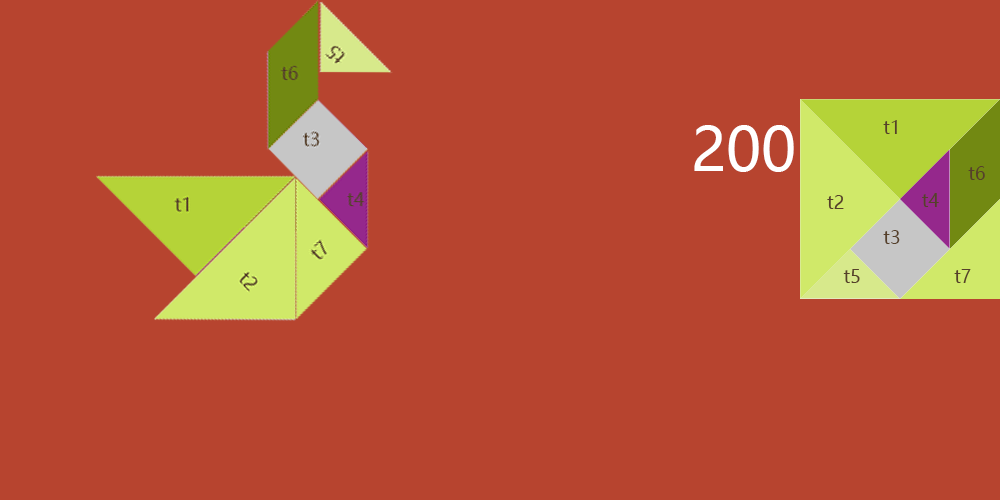
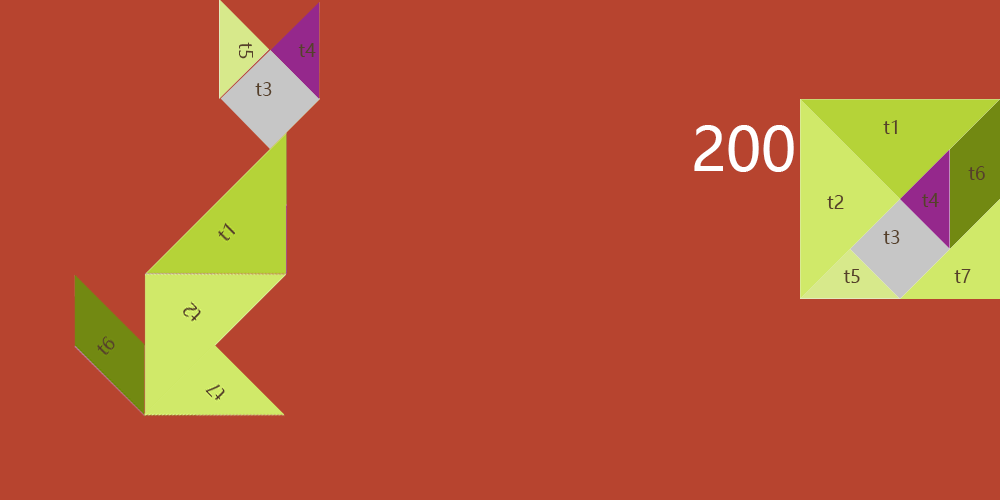
Layer changes from the first 1000×500 image to the second:
added group "cat" with 7 layers above "paper-crane 拷贝" over 74, 0, 320, 417
added layer "t7" (1st of 6, in "cat") in group "cat" over 143, 344, 285, 417
added layer "t6" (1st of 6, in "cat") in group "cat" over 74, 274, 145, 417
added layer "t5" (1st of 6, in "cat") in group "cat" over 219, 0, 270, 99
added layer "t4" (1st of 6, in "cat") in group "cat" over 270, 1, 320, 100
added layer "t3" (1st of 6, in "cat") in group "cat" over 220, 50, 320, 149
added layer "t2" (1st of 6, in "cat") in group "cat" over 144, 272, 286, 417
added layer "t1" (1st of 6, in "cat") in group "cat" over 145, 132, 288, 275
hid group "paper-crane 拷贝" (7 layers) over 95, 0, 393, 322
